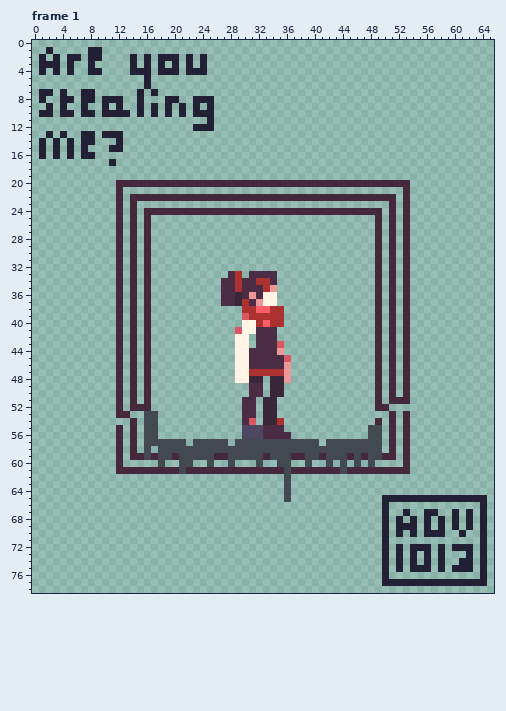
Animated GIF sprite, stored at landing.gif. Above, as it was before the edit.
The file is 264x316 pixels, drawn in blocks of 4x4; one block is one cell here. Colours within 5 levels of each other are drawn and written as one. Shown: frame 1. The commit also changed other frames, which this record leaves out.
Now the later version:
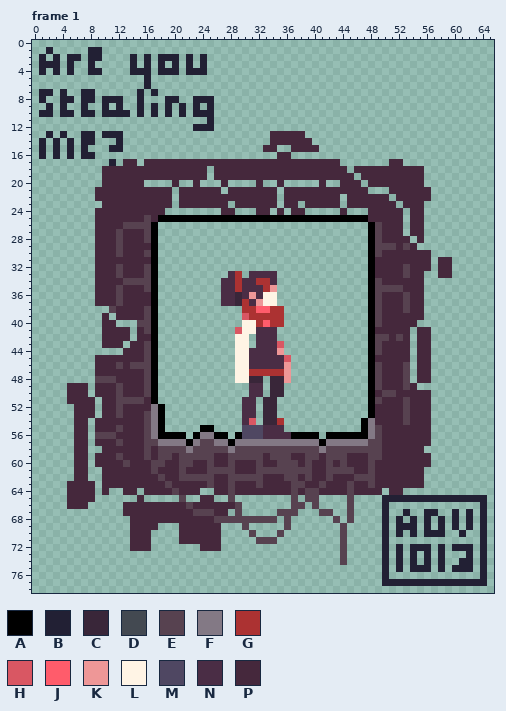
Palette (. is transparent): A #000000  B #222034  C #392639  D #434951  E #574250  F #837985  G #ac3232  H #d95763  J #ff5c6b  K #ee9797  L #fff4e5  M #4f4762  N #4a2d45  P #45283c
Difference:
Frame 1:
y 13: x 34..38 ..... -> PPPPP
y 14: x 34..39 ...... -> PPPPPP
y 15: x 33..34 .. -> PP; x 37..40 .... -> PPPP
y 16: x 35..36 .. -> PP
y 17: x 13..14 .. -> PP; x 16..43 ............................ -> PPPPPPPPPPPPPPPPPPPPPPPPPPPP; x 51..52 .. -> PP
y 18: x 10..24 ............... -> PPPPPPPPPPPPPPP; x 26..44 ................... -> PPPPPPPPPPPPPPPPPPP; x 46..55 .......... -> PPPPPPPPPP
y 19: x 10..24 ............... -> PPPPPPPPPPPPPPP; x 26..45 .................... -> PPPPPPPPPPPPPPPPPPPP; x 47..55 ......... -> PPPPPPPPP
y 20: x 10..11 .. -> PP; x 16..19 PPPP -> ....; x 21..22 PP -> ..; x 24..26 PPP -> ...; x 28..31 PPPP -> ....; x 33..34 PP -> ..; x 36..40 PPPPP -> .....; x 42..43 PP -> ..; x 47 P -> .; x 54..55 .. -> PP
y 21: x 9..11 ... -> PPP; x 13..19 ....... -> PPPPPPP; x 21..26 ...... -> PPPPPP; x 28..34 ....... -> PPPPPPP; x 36..47 ............ -> PPPPPPPPPPPP; x 51..52 .. -> PP; x 54..56 ... -> PPP
y 22: x 9..11 ... -> PPP; x 13 . -> P; x 20 P -> .; x 35 P -> .; x 44 P -> .; x 51..52 P. -> .P; x 54..56 ... -> PPP
y 23: x 10..11 .. -> PP; x 13 . -> P; x 15..19 ..... -> PPPPP; x 21..27 ....... -> PPPPPPP; x 29..34 ...... -> PPPPPP; x 36..37 .. -> PP; x 39..43 ..... -> PPPPP; x 45..50 ...... -> PPPPPP; x 54..55 .. -> PP
y 24: x 9..11 ... -> PPP; x 13 . -> P; x 15 . -> P; x 19..26 PPPPPPPP -> ........; x 29..31 PPP -> ...; x 34 P -> .; x 36 P -> .; x 39..43 PPPPP -> .....; x 45..47 PPP -> ...; x 50 . -> P; x 52..55 .P.. -> P.PP
y 25: x 9..11 ... -> PPP; x 13 . -> P; x 15..48 .P................................ -> PEPAAAAAAAAAAAAAAAAAAAAAAAAAAAAAAP; x 50 . -> P; x 52..55 .P.. -> P.PP
y 26: x 9..11 ... -> PPP; x 13..17 .P.P. -> EEEEA; x 48..50 .P. -> AEP; x 52..55 .P.. -> P.PP
y 27: x 9..13 ...P. -> PPPEP; x 15..17 .P. -> PEA; x 48..50 .P. -> AEP; x 52..55 .P.. -> P.PP
y 28: x 9..13 ...P. -> PPPEP; x 15..17 .P. -> PEA; x 48..50 .P. -> AEP; x 52 . -> P; x 55 . -> P
y 29: x 9..13 ...P. -> PPPEP; x 15 . -> P; x 17 . -> A; x 48..54 .P.P.P. -> AEEEPEP
y 30: x 9..13 ...P. -> PPPEP; x 15..17 .P. -> PEA; x 48..50 .P. -> AEP; x 52 . -> P; x 54..56 ... -> PPP
y 31: x 9..11 ... -> PPP; x 13 . -> P; x 15 . -> P; x 17 . -> A; x 48 . -> A; x 50 . -> P; x 52 . -> P; x 54..56 ... -> PPP; x 58..59 .. -> PP
y 32: x 9..13 ...P. -> PPPEP; x 15..17 .P. -> PEA; x 48 . -> A; x 50 . -> P; x 52..56 .P... -> PEPPP; x 58..59 .. -> PP
y 33: x 9..13 ...P. -> PPPEP; x 15..17 .P. -> PEA; x 48 . -> A; x 50 . -> P; x 52..55 .P.. -> PEPP; x 58..59 .. -> PP
y 34: x 9..11 ... -> PPP; x 13..17 .P.P. -> EEEEA; x 48..50 .P. -> AEP; x 52 . -> P; x 54..55 .. -> PP
y 35: x 9..13 ...P. -> PPPEP; x 15..17 .P. -> PEA; x 48..52 .P.P. -> AEEEE; x 54..55 .. -> PP
y 36..37: x 9..13 ...P. -> PPPEP; x 15 . -> P; x 17 . -> A; x 48..50 .P. -> AEP; x 52..55 .P.. -> PEPP
y 38: x 11 . -> E; x 13 . -> P; x 15..17 .P. -> PEA; x 48..50 .P. -> AEP; x 52..55 .P.. -> PEPP
y 39: x 10 . -> P; x 13 . -> P; x 15..17 .P. -> PEA; x 48..50 .P. -> AEP; x 52 . -> P; x 54..55 .. -> PP
y 40: x 10..12 ..P -> PP.; x 14..17 P.P. -> .EEA; x 48..50 .P. -> AEP; x 52 . -> P; x 54 . -> P
y 41: x 10..11 .. -> PP; x 13..17 .P.P. -> P.PEA; x 48 . -> A; x 50 . -> P; x 52 . -> P; x 55..56 .. -> PP
y 42: x 10..11 .. -> PP; x 13..15 .P. -> P.P; x 17 . -> A; x 48..50 .P. -> AEE; x 52 . -> E; x 55..56 .. -> PP
y 43: x 10..11 .. -> PP; x 15..17 .P. -> PEA; x 48..50 .P. -> AEP; x 52 . -> P; x 55..56 .. -> PP
y 44: x 12..13 P. -> .P; x 15..17 .P. -> PEA; x 48..50 .P. -> AEP; x 52 . -> P; x 55..56 .. -> PP
y 45: x 9..11 ... -> PPP; x 13 . -> P; x 15..17 .P. -> PEA; x 48 . -> A; x 50 . -> P; x 52 . -> P; x 55..56 .. -> PP
y 46: x 9..17 ...P.P.P. -> PPPEPEEEA; x 48..50 .P. -> AEP; x 52..53 .P -> PE; x 55..56 .. -> PP
y 47: x 9..11 ... -> PPP; x 13 . -> P; x 15..17 .P. -> PEA; x 48..50 .P. -> AEP; x 52..53 .P -> PE; x 55..56 .. -> PP
y 48: x 9..11 ... -> EEE; x 13 . -> P; x 15..17 .P. -> PEA; x 48..50 .P. -> AEP; x 52..53 .P -> PE; x 55..56 .. -> PP
y 49: x 5..7 ... -> PPP; x 9..13 ...P. -> PPPEP; x 15..17 .P. -> PEA; x 48..50 .P. -> AEP; x 52..54 .P. -> PEP
y 50: x 5..7 ... -> PPP; x 9..13 ...P. -> PPPEP; x 15..17 .P. -> PEA; x 48 . -> A; x 50..52 .P. -> EEP; x 54..56 ... -> PPP
y 51: x 5..8 .... -> PPPP; x 10..15 ..P.P. -> PPEEEE; x 17 . -> A; x 48..50 .P. -> AEP; x 53..56 P... -> EPPP
y 52: x 6..8 ... -> PPP; x 10..13 ..P. -> PPEP; x 17..18 .. -> FA; x 48 . -> A; x 51..56 ...... -> PPEPPP
y 53: x 6..8 ... -> PPP; x 10..12 ..P -> PPE; x 14..18 ..DD. -> PPEFA; x 48..50 ... -> APP; x 52..56 .P... -> PEPPP
y 54: x 6..7 .. -> PP; x 9..13 ..... -> PPPPP; x 15..18 .DD. -> PEFA; x 47..48 .. -> AF; x 50 . -> P; x 52..56 .P... -> PEPPP
y 55: x 6..7 .. -> PP; x 9..13 ...P. -> PPPEP; x 15..18 .DD. -> PEFA; x 24..25 .. -> AA; x 47..50 .DD. -> AFEP; x 52 . -> P; x 54..56 ... -> PPP
y 56: x 6..7 .. -> PP; x 9..11 ... -> EEE; x 13 . -> P; x 15..21 .DD.... -> PEFAAAA; x 23..27 ..... -> AFFAA; x 29 . -> A; x 37..40 .... -> AAAA; x 42..50 ......DD. -> AAAAAAFEP; x 52 . -> P; x 54..56 ... -> PPP
y 57: x 6..7 .. -> PP; x 9..13 ...P. -> PPPEP; x 15..50 .DDDDDD.DDDDD.DDDDDDDDDDDD.DDDDDDDD. -> PEEFFFFAFEEFFAFFFFFFFFFFFFAFFFFFFEEP; x 52 . -> P; x 54..56 ... -> PPP
y 58: x 6..7 .. -> PP; x 10..11 .. -> PP; x 13 . -> P; x 15..50 .D.DDDDDDDDDDDDDDDDDDDDDDDDDDDDDDDD. -> PEPEEEEFEEEEEFEEEEEEEEEEEEFEEEEEEEEP; x 52 . -> P; x 54..55 .. -> PP
y 59: x 6..7 .. -> PP; x 9..13 ...P. -> PPPEP; x 16 D -> E; x 18..19 DD -> EE; x 21..25 DDDDD -> EEEEE; x 28..32 DDDDD -> EEEEE; x 34..36 DDD -> EEE; x 39..40 DD -> EE; x 42..44 DDD -> EEE; x 46 D -> P; x 48..49 DD -> EE; x 52 . -> P; x 54..56 ... -> PPP
y 60: x 6..7 .. -> PP; x 9..11 ... -> PPP; x 13..52 .....D..DD..D..D...D..DD..D..D.D.D.D.... -> EPPPEEPPEEPPEPPEPPPEPPEEEPEPPEPEPPPEPPPP; x 54..56 ... -> PPP
y 61: x 6..7 .. -> PP; x 10..11 .. -> PP; x 17 P -> E; x 21 D -> E; x 25..28 PPPP -> EEEE; x 32..39 PPPPDPPP -> EEEEEEEE; x 42..45 PPDP -> EEEE; x 48 P -> E; x 54..55 .. -> PP
y 62: x 6..7 .. -> PP; x 10..55 ..........................D................... -> PPPPPPPPEPPEEEEEPPEEEEEPPPEEPEPPEPPPEEEPPPPPPP
y 63: x 5..8 .... -> PPPP; x 10..55 ..........................D................... -> PPPPPPPPPEPPPPPEPPEPPPEPPPPEEPPEPPPEPPEPPPPPPP
y 64: x 5..8 .... -> PPPP; x 10 . -> P; x 13..14 .. -> PP; x 16..23 ........ -> PPPPEPPP; x 26..49 ..........D............. -> PPEPPPPPPPPEPEEPPPPEPPPP; x 51..52 .. -> PP
y 65: x 5..8 .... -> PPPP; x 15 . -> P; x 21 . -> E; x 24..25 .. -> PP; x 28 . -> E; x 36..37 D. -> .E; x 39..40 .. -> EE; x 45 . -> E
y 66: x 5..7 ... -> PPP; x 13..29 ................. -> PPPPPPPPPEPPPPPPE; x 37..38 .. -> EE; x 40 . -> E; x 45 . -> E
y 67: x 13..27 ............... -> PPPPPPPPPPEEEPP; x 29 . -> E; x 35..37 ... -> EEE; x 41..42 .. -> EE; x 45 . -> E
y 68: x 14..34 ..................... -> PPPPPPPPPPPPEEEEEEEEE; x 36 . -> E; x 43 . -> E; x 45 . -> E
y 69: x 14..17 .... -> PPPP; x 21..26 ...... -> PPPPPP; x 30 . -> E; x 36 . -> E; x 44 . -> E
y 70: x 14..16 ... -> PPP; x 21..26 ...... -> PPPPPP; x 31 . -> E; x 35 . -> E; x 44 . -> E
y 71: x 14..16 ... -> PPP; x 21..26 ...... -> PPPPPP; x 32..34 ... -> EEE; x 44 . -> E
y 72: x 14..16 ... -> PPP; x 24..26 ... -> PPP; x 44 . -> E
y 73..74: x 44 . -> E
Where, in picture pixels (left, top, right, bottom), the same in both pictures:
changed: (67, 131, 452, 565)
